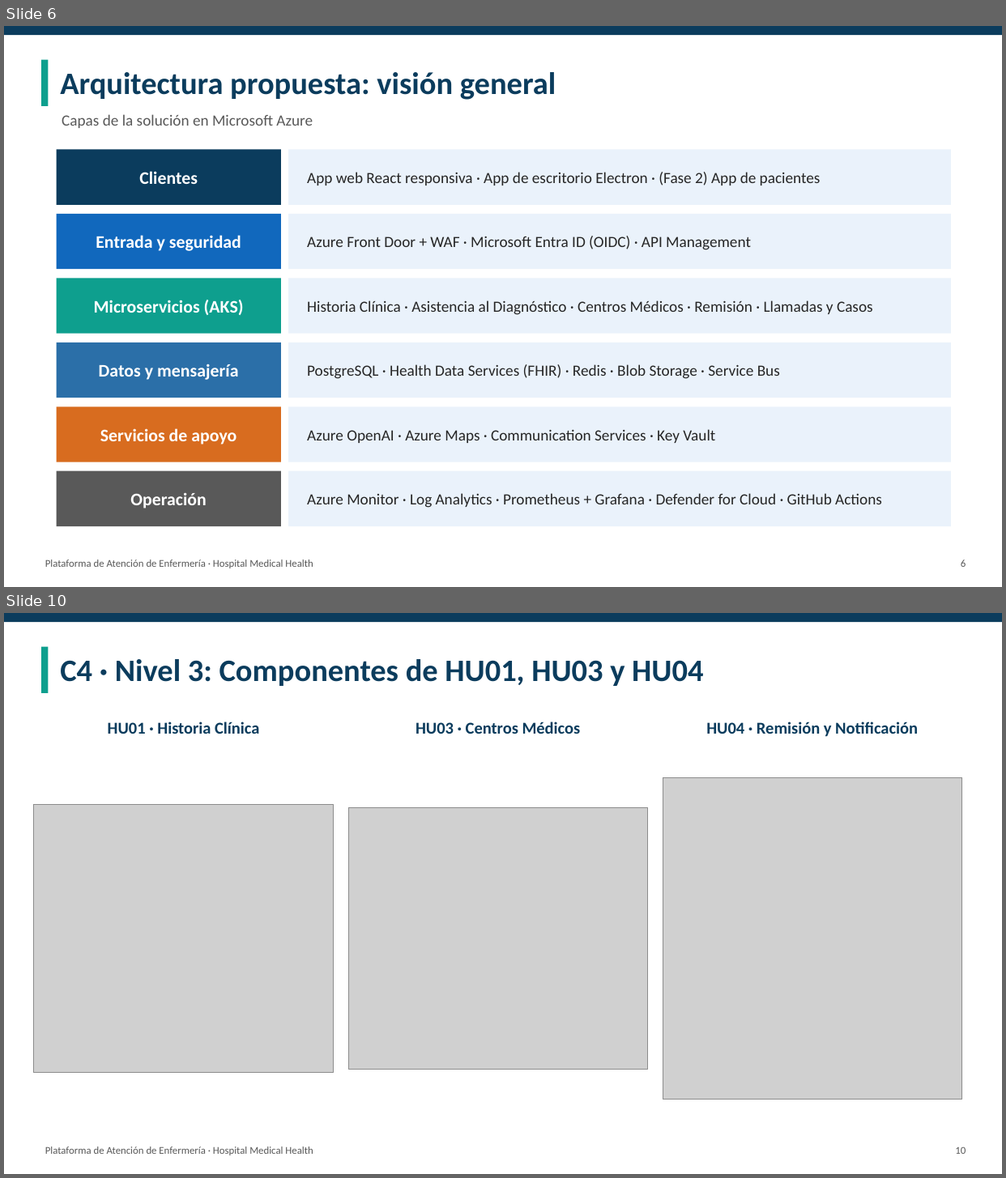
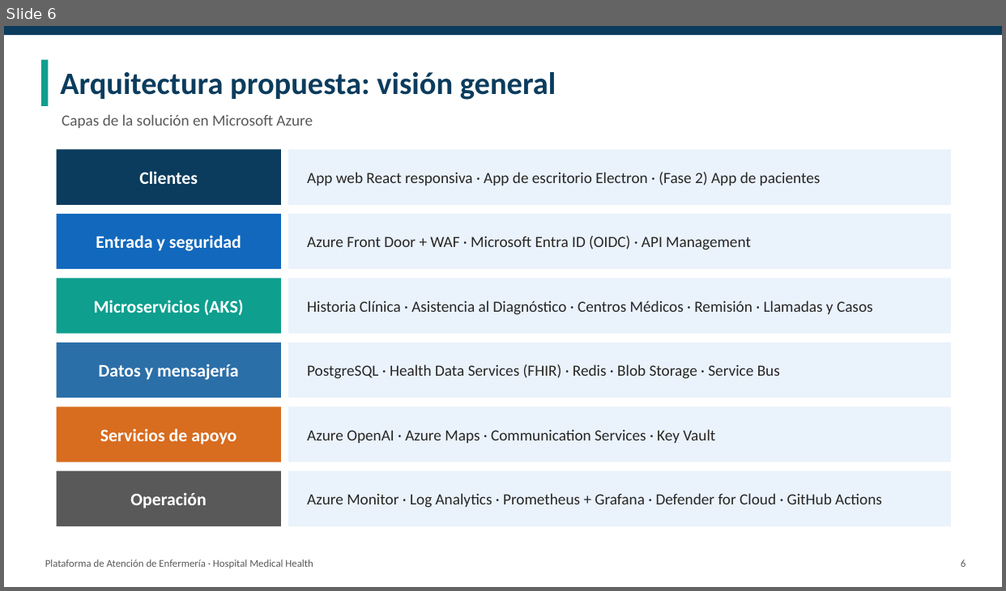
Before and after one commit to Jordy-Lv/medical-health-cloud-architecture, a slide deck: presentacion/Presentacion_Medical_Health.pptx. Shown one above the other, each under a label of ours: slides 6 and 10 before the commit, slide 6 after it; the slides between them are not shown. The pictures are 1006x1178 and 1006x591 pixels, drawn with LibreOffice and Linux fonts; fonts in the diff are those of the drawing; grey boxes stand for pictures. Boxes give left, top, right and bottom in pixels: in the first picture for what was removed or moved away, otherwise in the second. Text is boxed around its words. In the diff, an @@ line names an element or a change of style, - is before the commit and + after.

```diff
--- a/presentacion/Presentacion_Medical_Health.pptx
+++ b/presentacion/Presentacion_Medical_Health.pptx
@@ slide 10 removed at (4, 613, 1002, 1174), background #FFFFFF @@
@@ rectangle removed at (4, 613, 1002, 622) @@
@@ rectangle removed at (41, 647, 49, 693) @@
@@ text removed at (60, 659, 703, 686) @@
-C4 · Nivel 3: Componentes de HU01, HU03 y HU04
@@ text removed at (108, 722, 259, 734) @@
-HU01 · Historia Clínica
@@ text removed at (415, 722, 581, 734) @@
-HU03 · Centros Médicos
@@ text removed at (706, 722, 918, 737) @@
-HU04 · Remisión y Notificación
@@ picture removed at (663, 777, 962, 1100) @@
@@ picture removed at (34, 805, 334, 1073) @@
@@ picture removed at (348, 807, 648, 1070) @@
@@ text removed at (45, 1147, 313, 1156) @@
-Plataforma de Atención de Enfermería · Hospital Medical Health
@@ text removed at (955, 1148, 965, 1154) @@
-10
```
Also in this commit, not shown: 14 slides changed, 4 slides added, 1 other slide removed.
